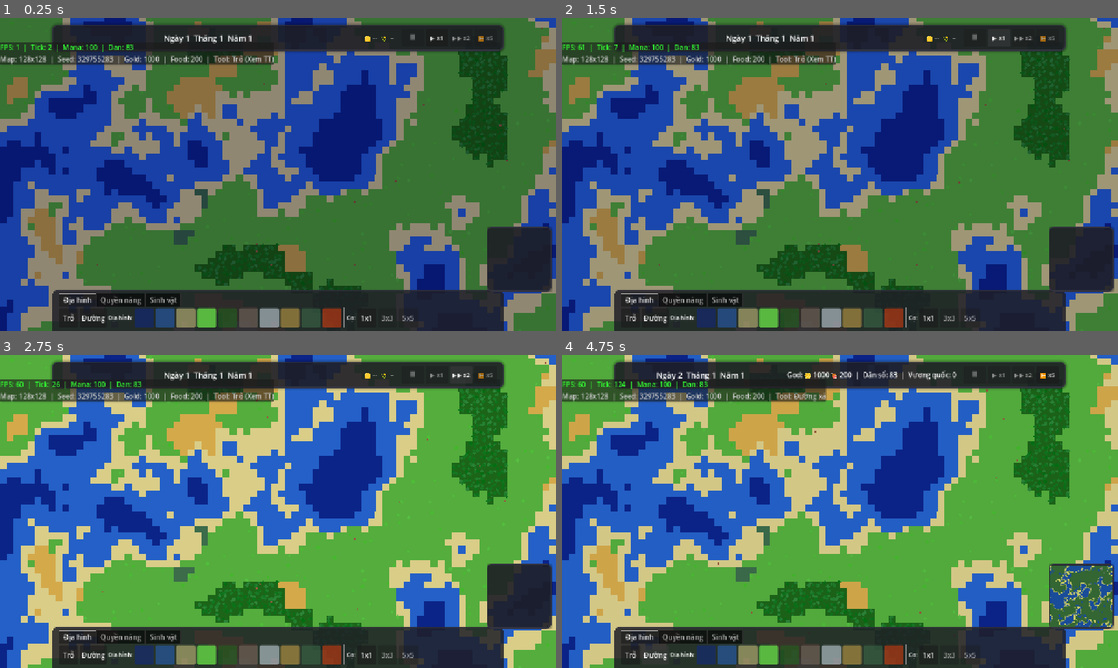
Above: before the commit, frames 1-4 (two rows, left to right).
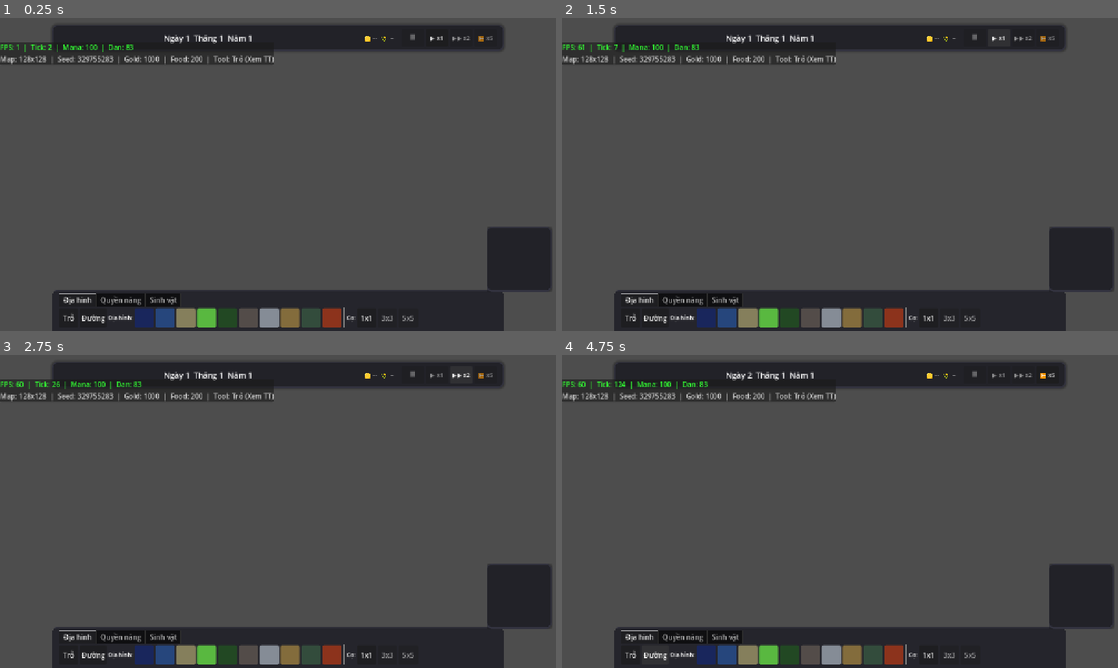
Above: after the commit, the same moments.

Repository: fate1105/worldcity
Game: Godot game, scene res://scenes/game.tscn
The game is run twice, just before and just after one commit, with the same random seed, the same clock (stepped at 60 frames per second) and the same inputs.
Inputs:
- Up to frame 1 (0.25 s): no input
- Up to frame 2 (1.5 s): click "⏸" at 0.5 s; click "▶ x1" at 1.25 s
- Up to frame 3 (2.75 s): click "▶▶ x2" at 2 s
- Up to frame 4 (4.75 s): click "⏩ x5" at 2.75 s; click "Trỏ" at 3.5 s; click "Đường" at 4.25 s

The runs differ from the first frame. In frame 1, 78% of the frame differs, in the area x 0-100%, y 0-100%; in frame 2, 78%; in frame 3, 80%; in frame 4, 83%.
Error after the commit: Parse Error: Could not parse global class "KingdomBrain" from "res://src/sim/kingdoms/ai/kingdom_brain.gd". (res://src/sim/kingdoms/kingdom_system.gd:5)

Commit message:
feat: KingdomBrain tu dong thu thue thu nhap va tai nguyen hang thang

Diff:
--- a/src/sim/kingdoms/ai/kingdom_brain.gd
+++ b/src/sim/kingdoms/ai/kingdom_brain.gd
@@ -27,12 +27,31 @@
 			pop += 1
 			if citizens.job_id[cid] == -1:
 				unemployed += 1
+			else:
+				# Thu thuế thu nhập (Citizens đóng thuế 1 Wealth mỗi tháng)
+				if citizens.wealth[cid] > 0:
+					citizens.wealth[cid] -= 1
+					k.gold += 1.0
 			if citizens.home_id[cid] == -1:
 				homeless += 1
 
 	k.population = pop
 	if pop == 0:
 		return
+
+	# Thu thập tài nguyên từ các công trình thuộc vương quốc
+	var grid = world.tile_grid
+	for b_id in world.buildings:
+		var b = world.buildings[b_id]
+		if grid.in_bounds(b.x, b.y) and grid.owner_id[grid.idx(b.x, b.y)] == k.id:
+			if b.workers_assigned > 0:
+				if b.type == "farm": k.food += b.workers_assigned * 5.0
+				elif b.type == "lumber_camp": k.wood += b.workers_assigned * 3.0
+				elif b.type == "mine": k.stone += b.workers_assigned * 2.0
+				elif b.type == "market": k.gold += b.workers_assigned * 2.0
+
+	# Trừ chi phí tiêu thụ thức ăn hàng tháng của vương quốc
+	k.food = maxf(0.0, k.food - pop * 1.5)
 
 	var ai_data: Dictionary = DataDB.ai()
 	var p_data: Dictionary = ai_data.get("personalities", {}).get(k.personality, {})
